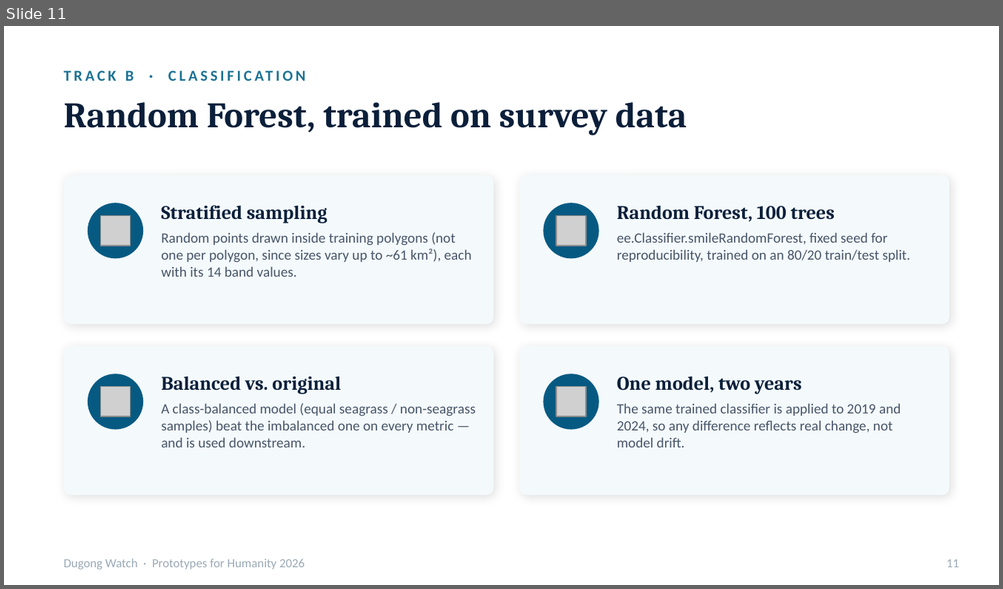
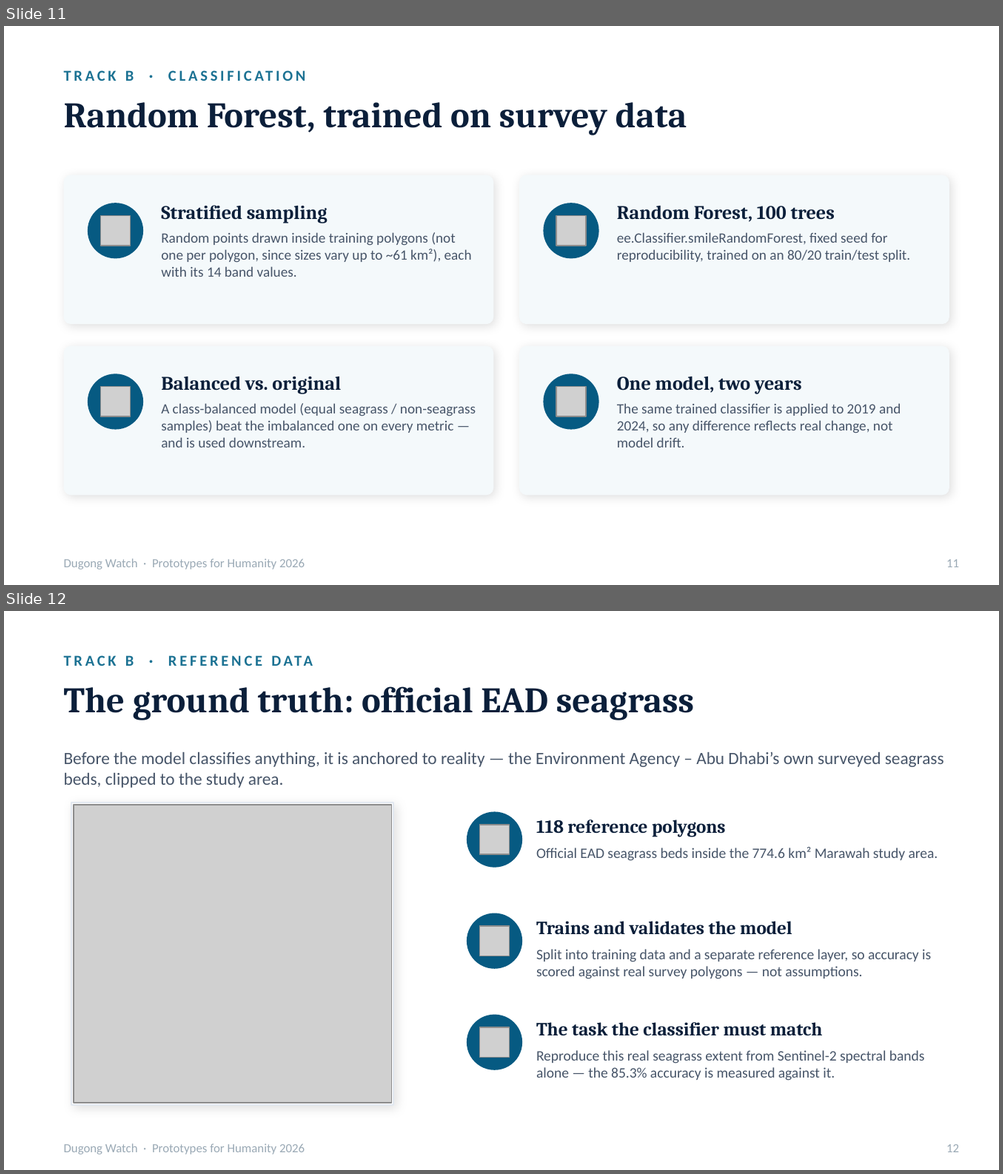
Before and after one commit to AbdulkarimBisharah/dugong-uae, a slide deck: D_dashboard/deck/Dugong_Watch_Presentation.pptx. Shown one above the other, each under a label of ours: slide 11 before the commit, slides 11 and 12 after it. The pictures are 1003x589 and 1003x1174 pixels, drawn with LibreOffice and Linux fonts; fonts in the diff are those of the drawing; grey boxes stand for pictures. Boxes give left, top, right and bottom in pixels: in the first picture for what was removed or moved away, otherwise in the second. Text is boxed around its words. In the diff, an @@ line names an element or a change of style, - is before the commit and + after.

Commit message:
feat(deck): add EAD seagrass reference-data slide with real extent map
Regenerated the official EAD seagrass extent map (118 reference polygons
clipped to the study area) from the committed geojson and added it as a
Track B ground-truth slide. 34 slides.

```diff
--- a/D_dashboard/deck/Dugong_Watch_Presentation.pptx
+++ b/D_dashboard/deck/Dugong_Watch_Presentation.pptx
@@ slide 12 added at [4, 611, 999, 1170], background #FFFFFF @@
@@ text added at [64, 655, 814, 960], 11 pt, text #1C7293, bold @@
+TRACK B · REFERENCE DATA
@@ text added at [64, 686, 694, 720], 26 pt, text #0B1F3A, bold @@
+The ground truth: official EAD seagrass
@@ text added at [64, 752, 944, 788], 12.5 pt, text #475569 @@
+Before the model classifies anything, it is anchored to reality — the Environment Agency – Abu Dhabi’s own surveyed seagrass beds, clipped to the study area.
@@ rectangle added at [71, 803, 393, 1105], fill #FFFFFF, outline #E2E8F0 1 pt @@
@@ picture added at [74, 805, 391, 1103] @@
@@ ellipse added at [466, 812, 522, 868], fill #065A82 @@
@@ picture added at [479, 825, 509, 854] @@
@@ text added at [536, 820, 726, 837], 13.5 pt, text #0B1F3A, bold @@
+118 reference polygons
@@ text added at [536, 847, 938, 861], 10.5 pt, text #475569 @@
+Official EAD seagrass beds inside the 774.6 km² Marawah study area.
@@ ellipse added at [466, 914, 522, 969], fill #065A82 @@
@@ text added at [536, 921, 792, 935], 13.5 pt, text #0B1F3A, bold @@
+Trains and validates the model
@@ picture added at [479, 926, 509, 956] @@
@@ text added at [536, 949, 930, 980], 10.5 pt, text #475569 @@
+Split into training data and a separate reference layer, so accuracy is scored against real survey polygons — not assumptions.
@@ ellipse added at [466, 1015, 522, 1071], fill #065A82 @@
@@ picture added at [479, 1028, 509, 1057] @@
@@ text added at [536, 1022, 822, 1037], 13.5 pt, text #0B1F3A, bold @@
+The task the classifier must match
@@ text added at [536, 1051, 925, 1081], 10.5 pt, text #475569 @@
+Reproduce this real seagrass extent from Sentinel-2 spectral bands alone — the 85.3% accuracy is measured against it.
@@ text added at [64, 1144, 304, 1155], 9 pt, text #9AA9B5 @@
+Dugong Watch · Prototypes for Humanity 2026
@@ text added at [946, 1145, 959, 1153], 9 pt, text #9AA9B5 @@
+12
```
Also in this commit, not shown: 21 slides changed, 1 other file.
